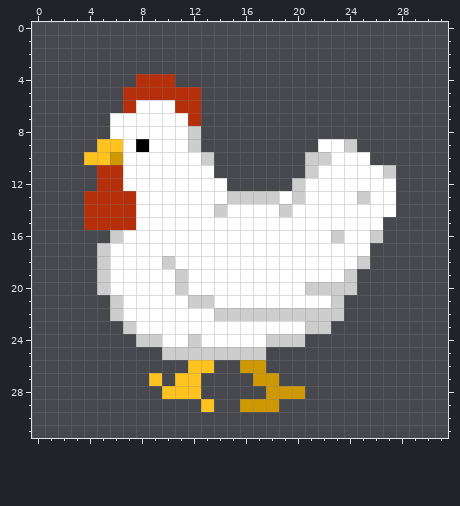
One commit to this pixel-art sprite: Assets/Sprites/chicken/left_chicken_2.png. Above is the file before it was changed.
The file is 32x32 pixels.
After:
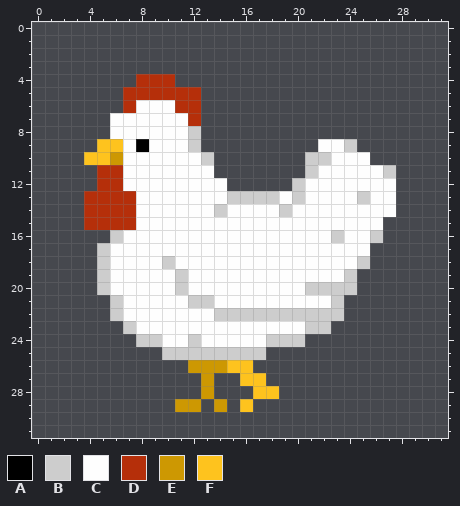
Palette (. is transparent): A #000000  B #cdcdcd  C #fefefe  D #b52f0a  E #cd9802  F #fec31e
Changes in this commit:
@@ x 7..22 @@
 25 ...BBBBBBBB.....
-26 .....FF..EE.....
-27 ..F.FF....EE....
-28 ...FFF.....EEE..
-29 ......F..EEE....
+26 .....EEEFF......
+27 ......E..FF.....
+28 ......E...FF....
+29 ....EE.E.F......
 30 ................
Changed places in both pictures, as pixel boxes (x1, y1, x2, y2):
changed: (149, 360, 305, 412)
